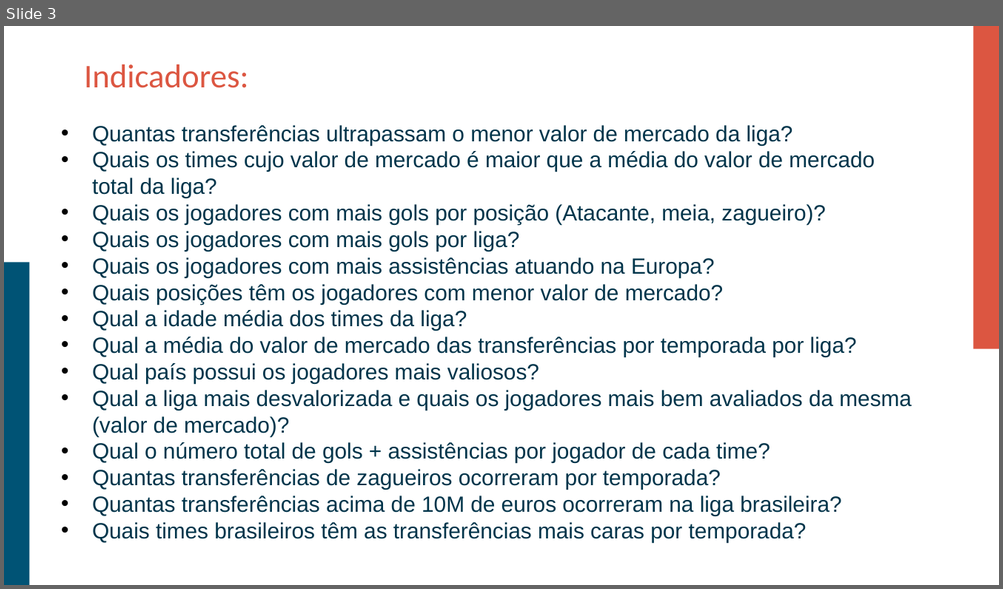
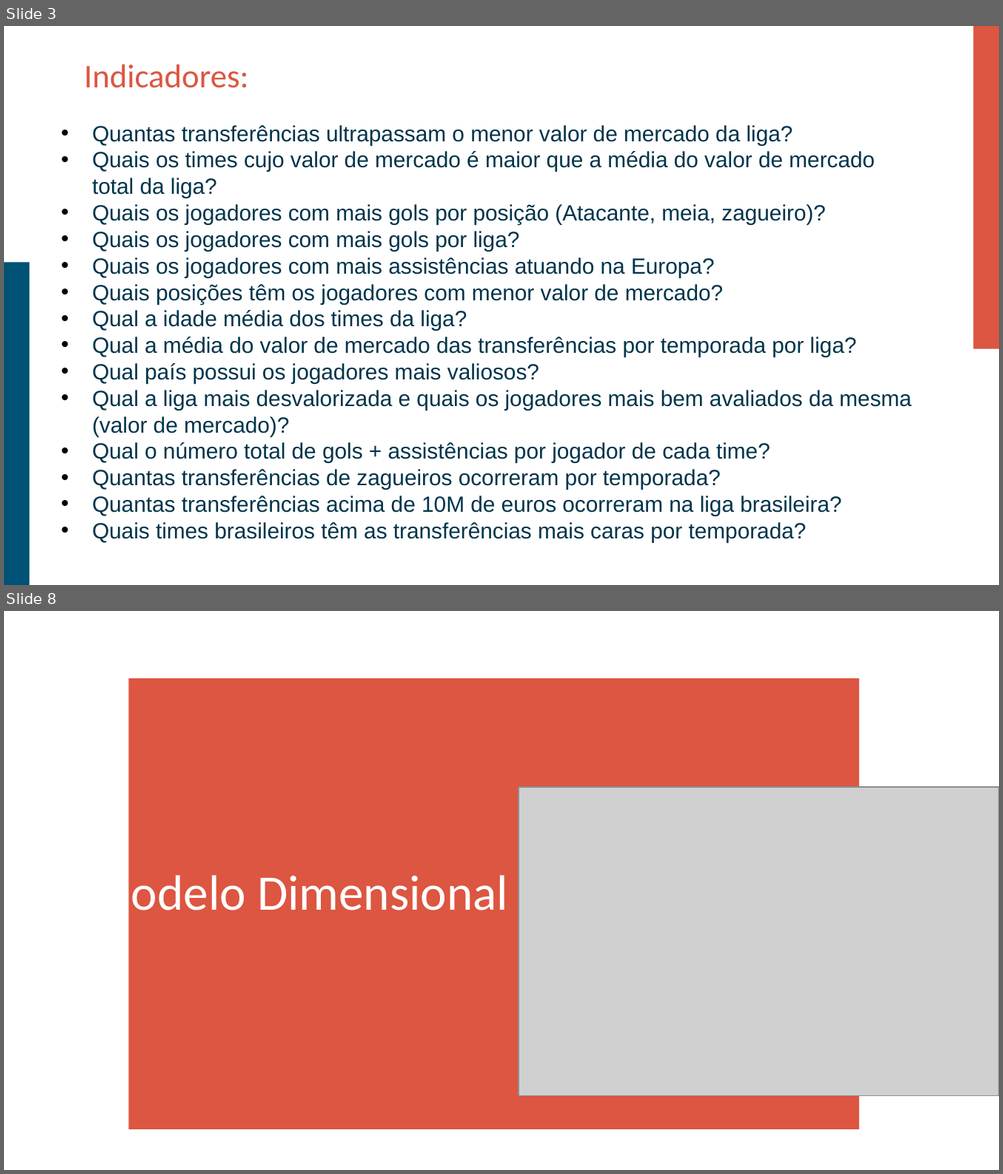
Before and after one commit to paulovsnts/Scouting_Football_Manager, a slide deck: Pitch_do_Projeto.pptx. Shown one above the other, each under a label of ours: slide 3 before the commit, slides 3 and 8 after it; the slides between them are not shown. The pictures are 1003x589 and 1003x1174 pixels, drawn with LibreOffice and Linux fonts; fonts in the diff are those of the drawing; grey boxes stand for pictures. Boxes give left, top, right and bottom in pixels: in the first picture for what was removed or moved away, otherwise in the second. Text is boxed around its words. In the diff, an @@ line names an element or a change of style, - is before the commit and + after.

```diff
--- a/Pitch_do_Projeto.pptx
+++ b/Pitch_do_Projeto.pptx
@@ slide 8 added at [4,611,999,1170], background #FFFFFF @@
@@ rectangle added at [128,678,858,1130], fill #DC5641 @@
@@ picture added at [518,787,999,1096] @@
@@ rectangle added at [523,788,999,1096], fill #005375 @@
@@ title added at [89,869,508,923], 36 pt, text #FFFFFF @@
+Modelo Dimensional
```
Also in this commit, not shown: 2 slides changed, 5 other slides added.
